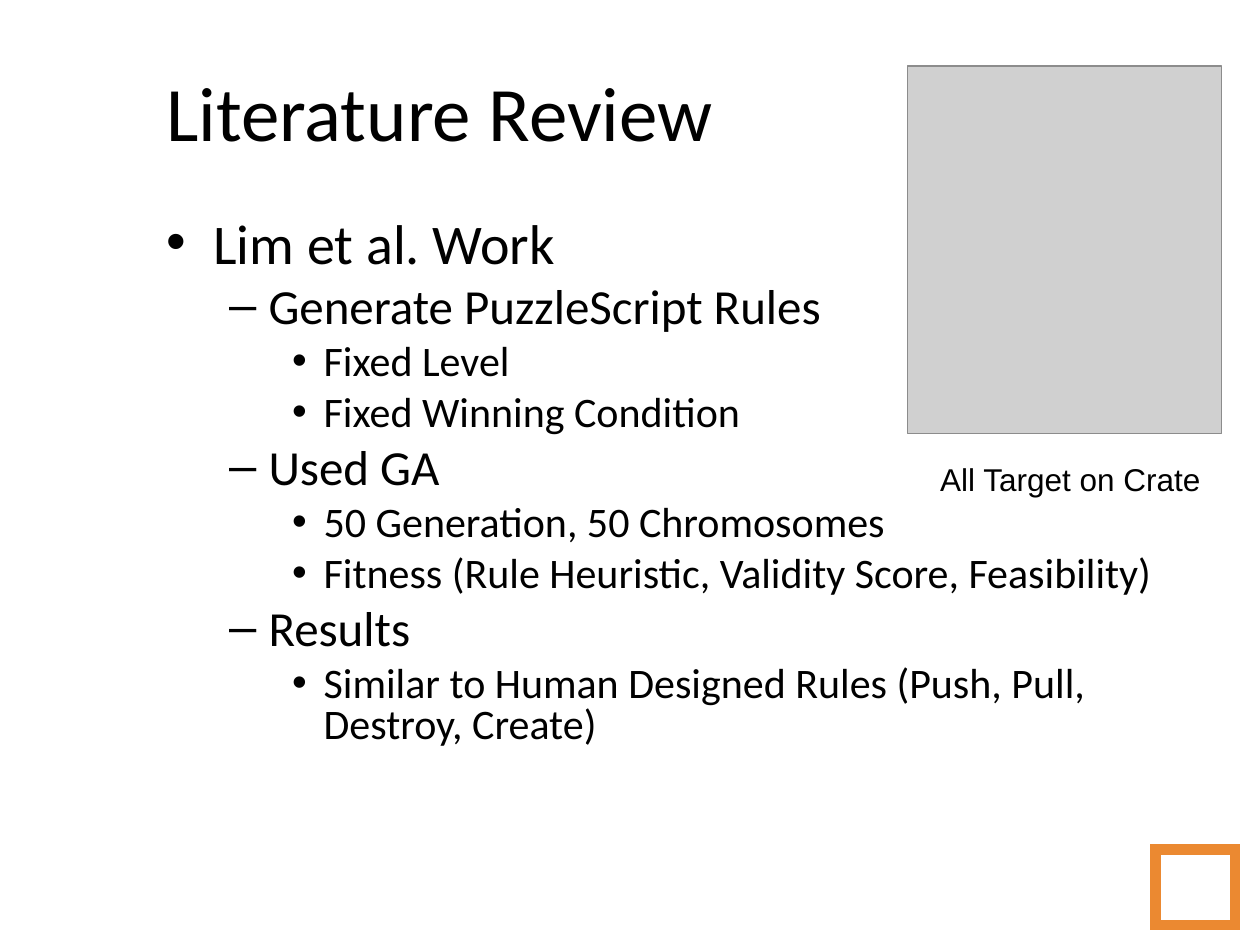
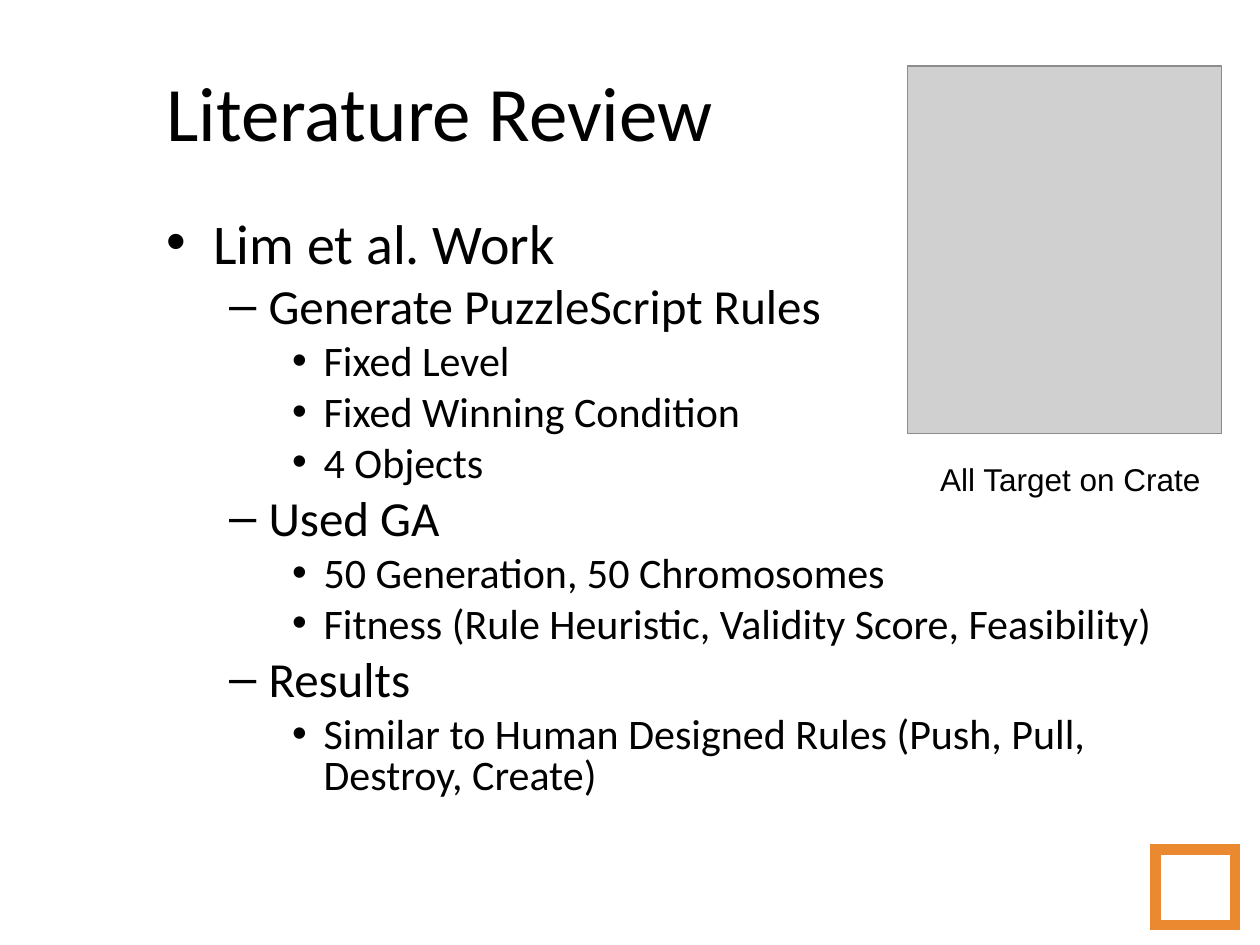
Before and after one commit to amidos2006/Automatic-Game-Script-Generation, a slide deck: slide 56 of Presentation/Automatic Game Script Generation - Short.ppt (slide 57 before the commit). Drawn at 1260x945 pixels with LibreOffice and Linux fonts; fonts in the diff are those of the drawing; grey boxes stand for pictures; background and template pictures are left out. Boxes give left, top, right and bottom in pixels: in the first picture for what was removed or moved away, otherwise in the second. Text is boxed around its words. In the diff, an @@ line names an element or a change of style, - is before the commit and + after.

```diff
--- a/Presentation/Automatic Game Script Generation - Short.ppt
+++ b/Presentation/Automatic Game Script Generation - Short.ppt
@@ text at <box>324,448,483,486</box>: paragraph added @@
+    • 4 Objects
```
Also in this commit, not shown: 7 other slides changed, 2 slides removed, 15 other files.
